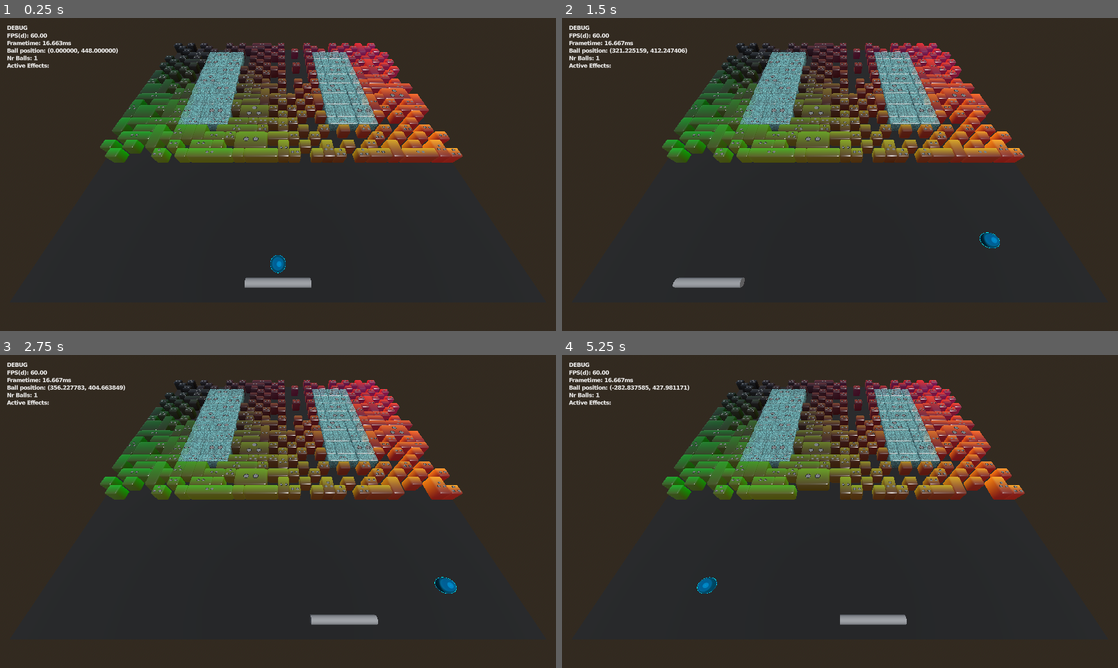
Above: before the commit, frames 1-4 (two rows, left to right).
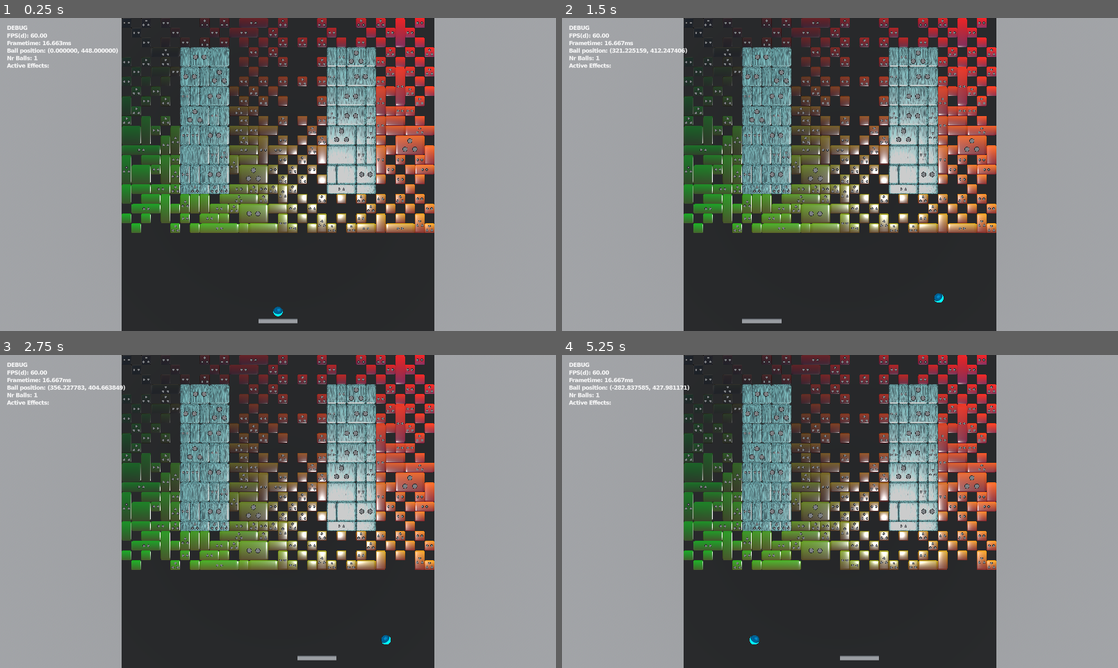
Above: after the commit, the same moments.

Repository: Tom3s/brick-breaker-reborn
Game: Godot game, scene res://test_files/3d_base_scene.tscn
Same seed, same stepped clock (60 frames per second), same inputs: the game is played once before the commit and once after it. The project has no main scene, so this scene is started directly.
Inputs (mouse positions are in pixels of both pictures, inside the frame that each line leads up to):
- Up to frame 1 (0.25 s): no input
- Up to frame 2 (1.5 s): tap Enter at 0.5 s; move the mouse to (962, 158) at 0.52 s; click (962, 158) at 0.6 s; move the mouse to (728, 190) at 1.27 s; click (728, 190) at 1.35 s
- Up to frame 3 (2.75 s): move the mouse to (333, 442) at 2.02 s; click (333, 442) at 2.1 s
- Up to frame 4 (5.25 s): move the mouse to (812, 574) at 2.77 s; click (812, 574) at 2.85 s; move the mouse to (1006, 558) at 3.52 s; click (1006, 558) at 3.6 s; move the mouse to (673, 464) at 4.27 s; click (673, 464) at 4.35 s; move the mouse to (867, 511) at 5.02 s; click (867, 511) at 5.1 s

The runs differ from the first frame. In frame 1, 71% of the frame differs, in the area x 0-100%, y 0-100%; in frame 2, 71%; in frame 3, 70%; in frame 4, 70%.

Commit message:
[#073] Added placeholder sounds (#76)
* Base sfx player added

* Added ice sfx

* Base sfx player added

* Added ice sfx

* Added flame sound and logic

* Sounds

Diff:
--- /dev/null
+++ b/audio/SFXPlayer.gd
@@ -0,0 +1,34 @@
+extends Node
+class_name SFXPlayer
+
+@onready var ball_hit: AudioStreamPlayer = %BallHit
+@onready var paddle_hit: AudioStreamPlayer = %PaddleHit
+
+@onready var normal_block_hit: AudioStreamPlayer = %NormalBlock
+@onready var ice_block_hit: AudioStreamPlayer = %IceBlock
+
+@onready var laser_shot: AudioStreamPlayer = %LaserShot
+
+@onready var flame_ignite: AudioStreamPlayer = %FlameIgnite
+@onready var flame_extinguish: AudioStreamPlayer = %FlameExtinguish
+
+func play_ball_hit() -> void:
+	ball_hit.play()
+
+func play_paddle_hit() -> void:
+	paddle_hit.play()
+
+func play_block_hit(type: BreakableBlock.BlockType) -> void:
+	if type == BreakableBlock.BlockType.NORMAL:
+		normal_block_hit.play()
+	elif type == BreakableBlock.BlockType.ICE:
+		ice_block_hit.play(.464)
+
+func play_laser_shot() -> void:
+	laser_shot.play()
+
+func play_flame_ignite() -> void:
+	flame_ignite.play()
+
+func play_flame_extinguish() -> void:
+	flame_extinguish.play()
--- /dev/null
+++ b/audio/SFXPlayer.tscn
@@ -0,0 +1,107 @@
+[gd_scene load_steps=19 format=3 uid="uid://6p15wimk0j4s"]
+
+[ext_resource type="Script" uid="uid://d16foq7x8whaj" path="res://audio/SFXPlayer.gd" id="1_slksv"]
+[ext_resource type="AudioStream" uid="uid://chdso0f63ysj" path="res://audio/sfx/ball_hit2_fixed.mp3" id="2_3wk75"]
+[ext_resource type="AudioStream" uid="uid://cgo3hr3gvmrul" path="res://audio/sfx/ball_hit3_fixed.mp3" id="3_bl1ui"]
+[ext_resource type="AudioStream" uid="uid://c3hjk2mj1e8sm" path="res://audio/sfx/spinopel-fall-and-break-into-small-pieces-456374.mp3" id="4_5oyxk"]
+[ext_resource type="AudioStream" uid="uid://b2mkgywb7oglf" path="res://audio/sfx/ball_hit4_fixed.mp3" id="4_kpr28"]
+[ext_resource type="AudioStream" uid="uid://dpx6asswkvqd2" path="res://audio/sfx/paddle_hit.mp3" id="5_3wk75"]
+[ext_resource type="AudioStream" uid="uid://dxtvinq4ogb8" path="res://audio/sfx/laser_shot2.mp3" id="5_c7do5"]
+[ext_resource type="AudioStream" uid="uid://cbut07ahg3m27" path="res://audio/sfx/normal_block_hit3.mp3" id="6_3wk75"]
+[ext_resource type="AudioStream" uid="uid://lkkdbc0igvb7" path="res://audio/sfx/flame_ignite.mp3" id="6_gocb7"]
+[ext_resource type="AudioStream" uid="uid://b2lopdlhn7etr" path="res://audio/sfx/flame_extinguish.mp3" id="7_ttirh"]
+
+[sub_resource type="AudioStreamRandomizer" id="AudioStreamRandomizer_vrmcv"]
+random_pitch = 1.1
+streams_count = 3
+stream_0/stream = ExtResource("2_3wk75")
+stream_1/stream = ExtResource("3_bl1ui")
+stream_2/stream = ExtResource("4_kpr28")
+
+[sub_resource type="AudioStreamRandomizer" id="AudioStreamRandomizer_f4man"]
+random_pitch = 1.1
+streams_count = 1
+stream_0/stream = ExtResource("5_3wk75")
+
+[sub_resource type="AudioStreamRandomizer" id="AudioStreamRandomizer_5oyxk"]
+random_pitch = 1.05
+streams_count = 1
+stream_0/stream = ExtResource("6_3wk75")
+
+[sub_resource type="AudioStreamRandomizer" id="AudioStreamRandomizer_c7do5"]
+random_pitch = 1.15
+streams_count = 1
+stream_0/stream = ExtResource("4_5oyxk")
+
+[sub_resource type="AudioStreamGenerator" id="AudioStreamGenerator_c7do5"]
+
+[sub_resource type="AudioStreamRandomizer" id="AudioStreamRandomizer_vof56"]
+random_pitch = 1.05
+streams_count = 1
+stream_0/stream = ExtResource("5_c7do5")
+
+[sub_resource type="AudioStreamRandomizer" id="AudioStreamRandomizer_tvqt0"]
+random_pitch = 1.05
+streams_count = 1
+stream_0/stream = ExtResource("6_gocb7")
+
+[sub_resource type="AudioStreamRandomizer" id="AudioStreamRandomizer_3wk75"]
+random_pitch = 1.05
+streams_count = 1
+stream_0/stream = ExtResource("7_ttirh")
+
+[node name="SFXPlayer" type="Node"]
+script = ExtResource("1_slksv")
+
+[node name="BallHit" type="AudioStreamPlayer" parent="."]
+unique_name_in_owner = true
+stream = SubResource("AudioStreamRandomizer_vrmcv")
+volume_db = -1.809
+max_polyphony = 128
+bus = &"SFX"
+
+[node name="PaddleHit" type="AudioStreamPlayer" parent="."]
+unique_name_in_owner = true
+stream = SubResource("AudioStreamRandomizer_f4man")
+max_polyphony = 16
+bus = &"SFX"
+
+[node name="Blocks" type="Node" parent="."]
+
+[node name="NormalBlock" type="AudioStreamPlayer" parent="Blocks"]
+unique_name_in_owner = true
+stream = SubResource("AudioStreamRandomizer_5oyxk")
+volume_db = -4.521
+max_polyphony = 64
+bus = &"SFX"
+
+[node name="IceBlock" type="AudioStreamPlayer" parent="Blocks"]
+unique_name_in_owner = true
+stream = SubResource("AudioStreamRandomizer_c7do5")
+pitch_scale = 0.85
+bus = &"SFX"
+
+[node name="MetalBlock" type="AudioStreamPlayer" parent="Blocks"]
+unique_name_in_owner = true
+stream = SubResource("AudioStreamGenerator_c7do5")
+bus = &"SFX"
+
+[node name="Powerups" type="Node" parent="."]
+
+[node name="LaserShot" type="AudioStreamPlayer" parent="Powerups"]
+unique_name_in_owner = true
+stream = SubResource("AudioStreamRandomizer_vof56")
+max_polyphony = 64
+bus = &"SFX"
+
+[node name="FlameIgnite" type="AudioStreamPlayer" parent="Powerups"]
+unique_name_in_owner = true
+stream = SubResource("AudioStreamRandomizer_tvqt0")
+max_polyphony = 64
+bus = &"SFX"
+
+[node name="FlameExtinguish" type="AudioStreamPlayer" parent="Powerups"]
+unique_name_in_owner = true
+stream = SubResource("AudioStreamRandomizer_3wk75")
+max_polyphony = 64
+bus = &"SFX"
--- /dev/null
+++ b/default_bus_layout.tres
@@ -0,0 +1,15 @@
+[gd_resource type="AudioBusLayout" format=3 uid="uid://b7f7nu4ql2lgm"]
+
+[resource]
+bus/1/name = &"SFX"
+bus/1/solo = false
+bus/1/mute = false
+bus/1/bypass_fx = false
+bus/1/volume_db = 0.0
+bus/1/send = &"Master"
+bus/2/name = &"Music"
+bus/2/solo = false
+bus/2/mute = false
+bus/2/bypass_fx = false
+bus/2/volume_db = 0.0
+bus/2/send = &"Master"
--- a/game_logic/Ball.gd
+++ b/game_logic/Ball.gd
@@ -20,6 +20,8 @@
 var velocity: Vector2
 
 var released: bool = false
+
+signal collided()
 
 func randomize_velocity() -> void:
 	velocity = Vector2(randf_range(-0.5, 0.5), -1).normalized()
@@ -85,6 +87,7 @@
 			var angle: float = velocity.angle_to(current_normal)
 			velocity = velocity.rotated(2 * angle) # TODO: set proper speed, this relies on the collision speed up logic
 
+			collided.emit()
 			# collided = true
 			if boost_on_collision:
 				boost()
@@ -93,7 +96,7 @@
 	return false
 
 
-func collide_with_paddle(paddle: Paddle, boost_on_collision: bool = true) -> void:
+func collide_with_paddle(paddle: Paddle, boost_on_collision: bool = true) -> bool:
 	var line: LineCollider = paddle.line
 
 	var p1: Vector2 = line.p1 + paddle.position
@@ -101,16 +104,16 @@
 
 	var moving_towards_line: bool = velocity.dot(line.normal) < 0
 	if !moving_towards_line:
-		return
+		return false
 
 	var distance_from_line: float = (position - p1).dot(line.normal)
 	if distance_from_line < 0:
-		return
+		return false
 
 	var case: float = (position - p1).dot(line.tangent)
 
 	if case < 0 || case > (p1 - p2).length():
-		return
+		return false
 
 	var t: float = case / (p1 - p2).length()
 
@@ -127,8 +130,9 @@
 
 			if boost_on_collision:
 				boost()
+			return true
 
-	return
+	return false
 
 func set_position(new_pos: Vector2) -> void:
 	position = new_pos
--- a/game_logic/BreakableBlock.gd
+++ b/game_logic/BreakableBlock.gd
@@ -26,6 +26,8 @@
 
 var has_powerup: bool = false
 var powerup: Powerup
+
+signal just_broken(type: BlockType)
 
 func _process(delta: float) -> void:
 	if is_broken():
@@ -72,6 +74,8 @@
 	# broken = true
 	health -= ball.get_damage(context, self)
 
+	if is_broken(): just_broken.emit(type)
+
 	if type == BlockType.NORMAL:
 		asset_ref.set_hp(health)
 
@@ -83,7 +87,7 @@
 	# 	asset_ref.queue_free()
 
 func hit_block_laser(context: Global.GameContext) -> void:
-	health -= Global.GameContext.get_laser_damage()
+	health -= context.get_laser_damage()
 
 	asset_ref.set_hp(health)
 
--- a/global/Global.gd
+++ b/global/Global.gd
@@ -7,6 +7,9 @@
 const BALL_LIMIT: int = 350
 
 class GameContext extends Node:
+
+	signal fireball_activated()
+	signal fireball_deactivated()
 
 	var balls: Array[Ball]
 	var paddle: Paddle = Paddle.new()
@@ -59,6 +62,7 @@
 		return block_bitmap[y * BreakableGrid.GRID_SIZE + x]
 
 	# flags
+	var FLAG_FIREBALL_WAS_ACTIVE: bool = false
 	var FLAG_FIREBALL_ACTIVE: bool = false
 	var LASER_ACTIVE: bool = false
 	var LASER_COOLDOWN: float = 0.0
@@ -74,6 +78,14 @@
 			elif powerup.type == Powerup.Type.LASER:
 				LASER_ACTIVE = true
 				LASER_COOLDOWN = max(powerup.time_left, LASER_COOLDOWN)
+
+		if FLAG_FIREBALL_ACTIVE != FLAG_FIREBALL_WAS_ACTIVE:
+			if FLAG_FIREBALL_ACTIVE:
+				fireball_activated.emit()
+			else:
+				fireball_deactivated.emit()
+
+		FLAG_FIREBALL_WAS_ACTIVE = FLAG_FIREBALL_ACTIVE
 
 	# debug strings
 	var _DEBUG_ACTIVE_POWERUPS: String
--- a/test_files/3d_base_scene.gd
+++ b/test_files/3d_base_scene.gd
@@ -5,6 +5,7 @@
 @onready var block_mesh_scene: PackedScene = preload("res://visuals/BlockMesh.tscn")
 @onready var powerup_asset_scene: PackedScene = preload("res://visuals/PowerupAsset.tscn")
 
+@onready var sfx_player: SFXPlayer = %SFXPlayer
 # @onready var ball_mesh: MeshInstance3D = %BallMesh
 @onready var ball_parent: Node3D = %Balls
 @onready var powerup_parent: Node3D = %Powerups
@@ -120,6 +121,9 @@
 	# paddle.collider_line.debug_set_up = false
 	context.paddle.set_line(context.balls[0].radius)
 
+	context.fireball_activated.connect(sfx_player.play_flame_ignite)
+	context.fireball_deactivated.connect(sfx_player.play_flame_extinguish)
+
 	# if DEBUG:
 	DebugScreen.add_debug_line(func() -> String: return "FPS(d): %.2f" % _debug_fps)
 	DebugScreen.add_debug_line(func() -> String: return "Frametime: %.3fms" % (Performance.get_monitor(Performance.TIME_PROCESS) * 1000))
@@ -269,7 +273,8 @@
 		pass
 
 	for ball: Ball in context.balls:
-		ball.collide_with_paddle(context.paddle)
+		if ball.collide_with_paddle(context.paddle):
+			sfx_player.play_paddle_hit()
 
 
 	# update active effects
@@ -302,6 +307,8 @@
 					block.asset_ref.queue_free()
 					context.remove_block(block)
 
+			sfx_player.play_laser_shot()
+
 
 	for powerup: Powerup in disable_effect_queue:
 		context.active_powerups.erase(powerup)
@@ -332,6 +339,9 @@
 
 		if ball.asset_ref.get_parent() == null:
 			ball_parent.add_child(ball.asset_ref)
+
+			# TODO: hooking up sound player here
+			ball.collided.connect(sfx_player.play_ball_hit)
 
 
 		ball.asset_ref.global_position.x = ball.position.x
@@ -468,6 +478,7 @@
 
 		block.asset_ref = block_mesh
 
+		block.just_broken.connect(sfx_player.play_block_hit)
 		# context.blocks.push_back(block)
 		context.add_block(block)
 
--- a/test_files/3d_base_scene.tscn
+++ b/test_files/3d_base_scene.tscn
@@ -1,8 +1,9 @@
-[gd_scene load_steps=10 format=3 uid="uid://cpp2lk1fm5hnc"]
+[gd_scene load_steps=11 format=3 uid="uid://cpp2lk1fm5hnc"]
 
 [ext_resource type="Script" uid="uid://b64o4lcagp16u" path="res://test_files/3d_base_scene.gd" id="1_yrogh"]
 [ext_resource type="Script" uid="uid://lmrmxcfamxrj" path="res://MouseInputHandler.gd" id="2_bcu1a"]
-[ext_resource type="PackedScene" uid="uid://cj62teh4q3rvb" path="res://visuals/LaserAsset.tscn" id="2_ie54n"]
+[ext_resource type="PackedScene" path="res://visuals/LaserAsset.tscn" id="2_ie54n"]
+[ext_resource type="PackedScene" uid="uid://6p15wimk0j4s" path="res://audio/SFXPlayer.tscn" id="3_ie54n"]
 
 [sub_resource type="CylinderMesh" id="CylinderMesh_bcu1a"]
 top_radius = 8.0
@@ -74,3 +75,6 @@
 
 [node name="Debug" type="Node3D" parent="."]
 unique_name_in_owner = true
+
+[node name="SFXPlayer" parent="." instance=ExtResource("3_ie54n")]
+unique_name_in_owner = true
Not shown, added: audio/SFXPlayer.gd.uid
Not shown, added: audio/sfx/ball_hit2.mp3.import
Not shown, added: audio/sfx/ball_hit2_fixed.mp3.import
Not shown, added: audio/sfx/ball_hit3.mp3.import
Not shown, added: audio/sfx/ball_hit3_fixed.mp3.import
Not shown, added: audio/sfx/ball_hit4.mp3.import
Not shown, added: audio/sfx/ball_hit4_fixed.mp3.import
Not shown, added: audio/sfx/ball_hit_1.wav.import
Not shown, added: audio/sfx/explosion.wav.import
Not shown, added: audio/sfx/flame_extinguish.mp3.import
Not shown, added: audio/sfx/flame_ignite.mp3.import
Not shown, added: audio/sfx/freesound_community-bonk-sound-effect-36055.mp3.import
(and 30 more such lines)
